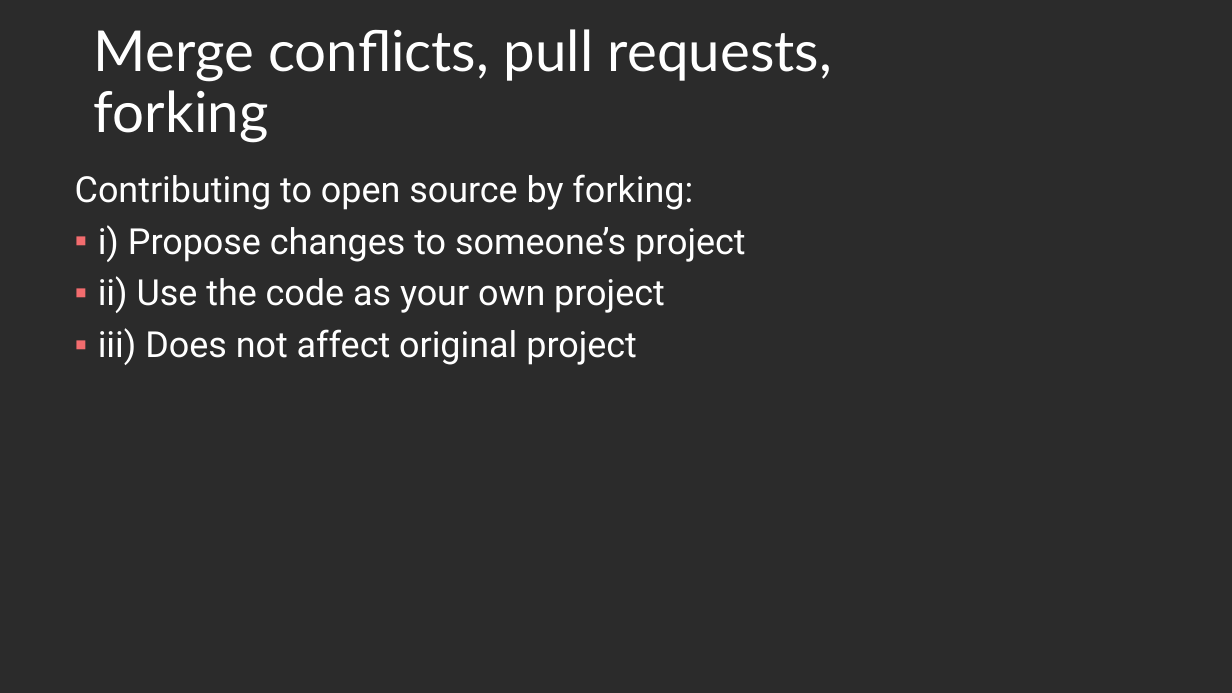
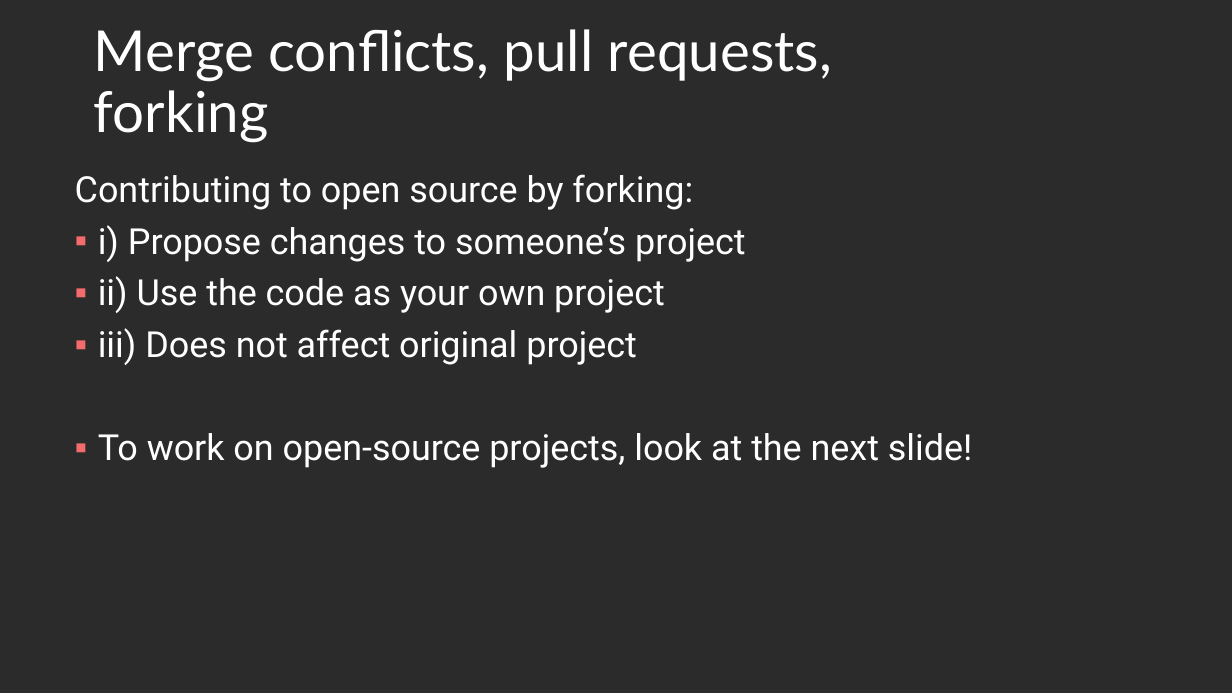
Before and after one commit to Light2Dark/git_tutorial, a slide deck: slide 27 of Git and Github.pptx (slide 24 before the commit). Drawn at 1232x693 pixels with LibreOffice and Linux fonts; fonts in the diff are those of the drawing; background and template pictures are left out; a plain dark background stands for a picture behind light text. Boxes give left, top, right and bottom in pixels: in the first picture for what was removed or moved away, otherwise in the second. Text is boxed around its words. In the diff, an @@ line names an element or a change of style, - is before the commit and + after.

```diff
--- a/Git and Github.pptx
+++ b/Git and Github.pptx
@@ text at [98,433,972,468]: paragraph added @@
+▪ To work on open-source projects, look at the next slide!
```
Also in this commit, not shown: 8 other slides changed, 4 slides added.
